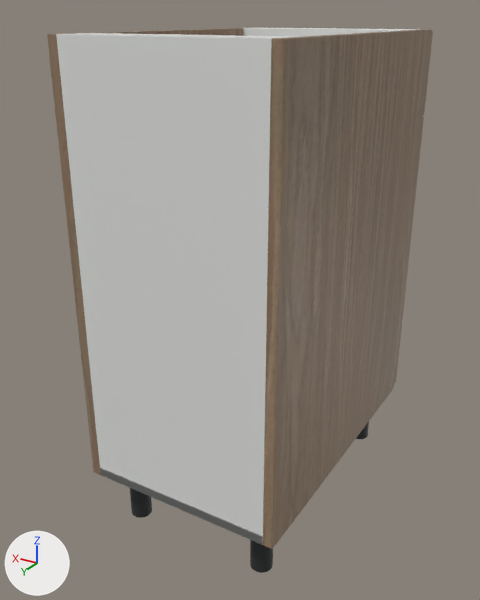
The glTF model storefront/public/cabinet-inventory/models/oppein-pb-mnw-b15.glb, before and after one commit.
The view is the same before and after, from a 50 mm lens placed at (-0.379, 0.733, 0.902), pointed at (0.221, -0.267, 0.402). Lighting does not change. The marker at lower left points along +X, +Y and +Z. The picture after the commit comes second. Where no turn or scale is listed for an object, it has been applied to the vertices.

Names of what the first picture shows: 'Adjustable foot', 'Cabinet back', 'Cabinet bottom', 'Cabinet side', 'Cabinet side.001', 'Top support rail.001' and 5 more.
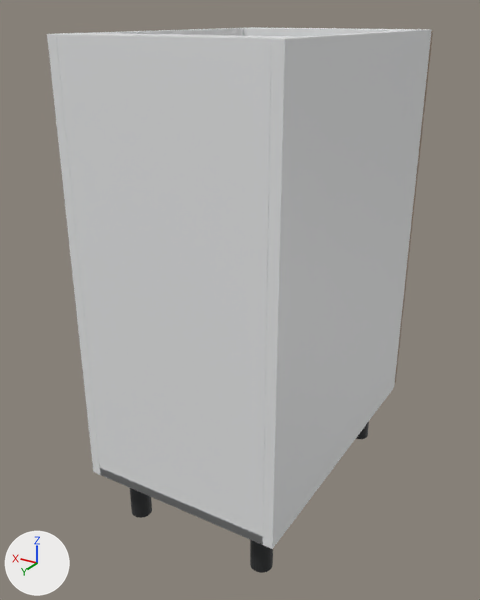
Where the change shows, as pixel boxes (x1, y1, x2, y2) in the pictures (480 x 600 px):
'Cabinet side', recoloured (brown to white): (263, 29, 432, 549) in both
'Cabinet side.001', recoloured: (47, 28, 243, 475) in both

What changed in the scene script:
```text
Add mat_white_cabinet_carcass:
    mat_white_cabinet_carcass = principled_material('White cabinet carcass')
    mat_white_cabinet_carcass.base_color = (0.82, 0.83, 0.835)  # white #eaebec
    mat_white_cabinet_carcass.roughness = 0.48
Change me_cube:
    where me_cube.from_pydata(...)  # 56 vertices, 108 faces; spans x -0.009..0.009, y -0.293..0.293, z -0.381..0.381
    remove me_cube.materials.append(mat_supplier_finish___natural_wood)  # picture img_oak
    add me_cube.materials.append(mat_white_cabinet_carcass)  # white #eaebec
Change me_cube_001:
    where me_cube_001.from_pydata(...)  # 56 vertices, 108 faces; spans x -0.009..0.009, y -0.293..0.293, z -0.381..0.381
    remove me_cube_001.materials.append(mat_supplier_finish___natural_wood)  # picture img_oak
    add me_cube_001.materials.append(mat_white_cabinet_carcass)  # white #eaebec
```
